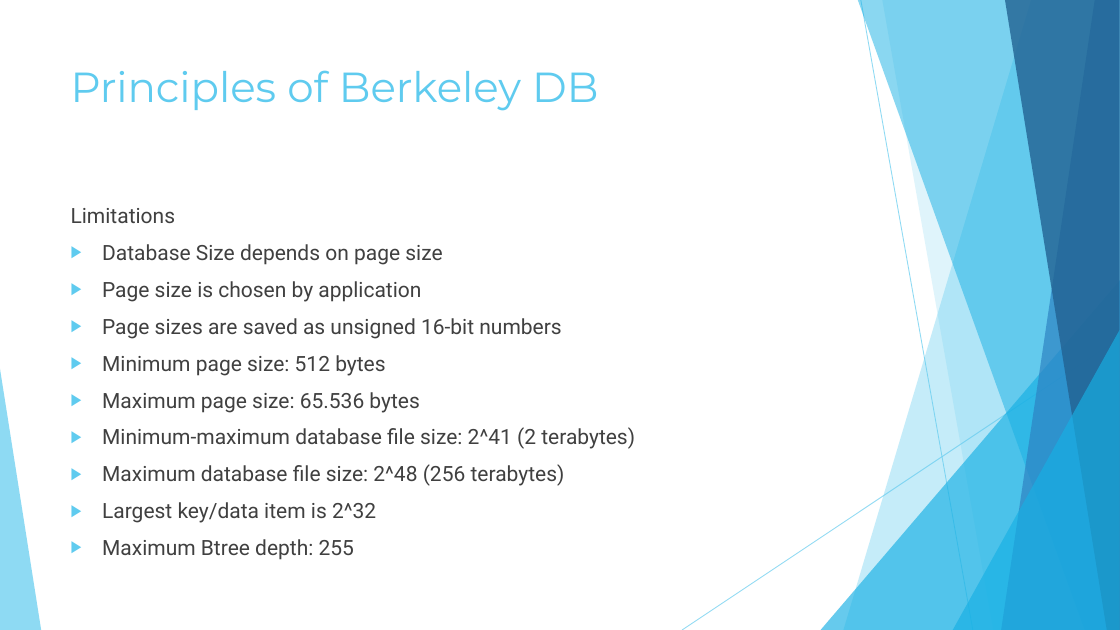
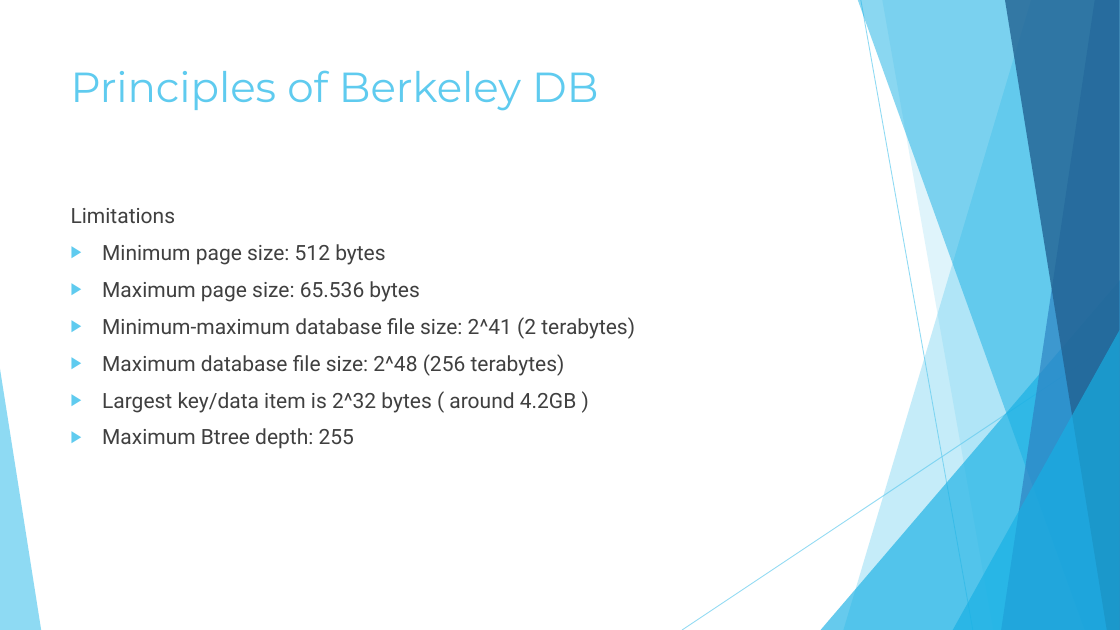
Before and after one commit to shellucas/BerkeleyDBDemo, a slide deck: slide 11 of Berkeley DB.pptx. Drawn at 1120x630 pixels with LibreOffice and Linux fonts; fonts in the diff are those of the drawing. Boxes give left, top, right and bottom in pixels: in the first picture for what was removed or moved away, otherwise in the second. Text is boxed around its words. In the diff, an @@ line names an element or a change of style, - is before the commit and + after.

```diff
--- a/Berkeley DB.pptx
+++ b/Berkeley DB.pptx
@@ text at (102,244,561,339): paragraphs removed @@
-▶ Database Size depends on page size
-▶ Page size is chosen by application
-▶ Page sizes are saved as unsigned 16-bit numbers
@@ text at (102,392,577,413): text changed @@
-▶ Largest key/data item is 2^32
+▶ Largest key/data item is 2^32 bytes ( around 4.2GB )
```
Also in this commit, not shown: 2 other slides changed.
